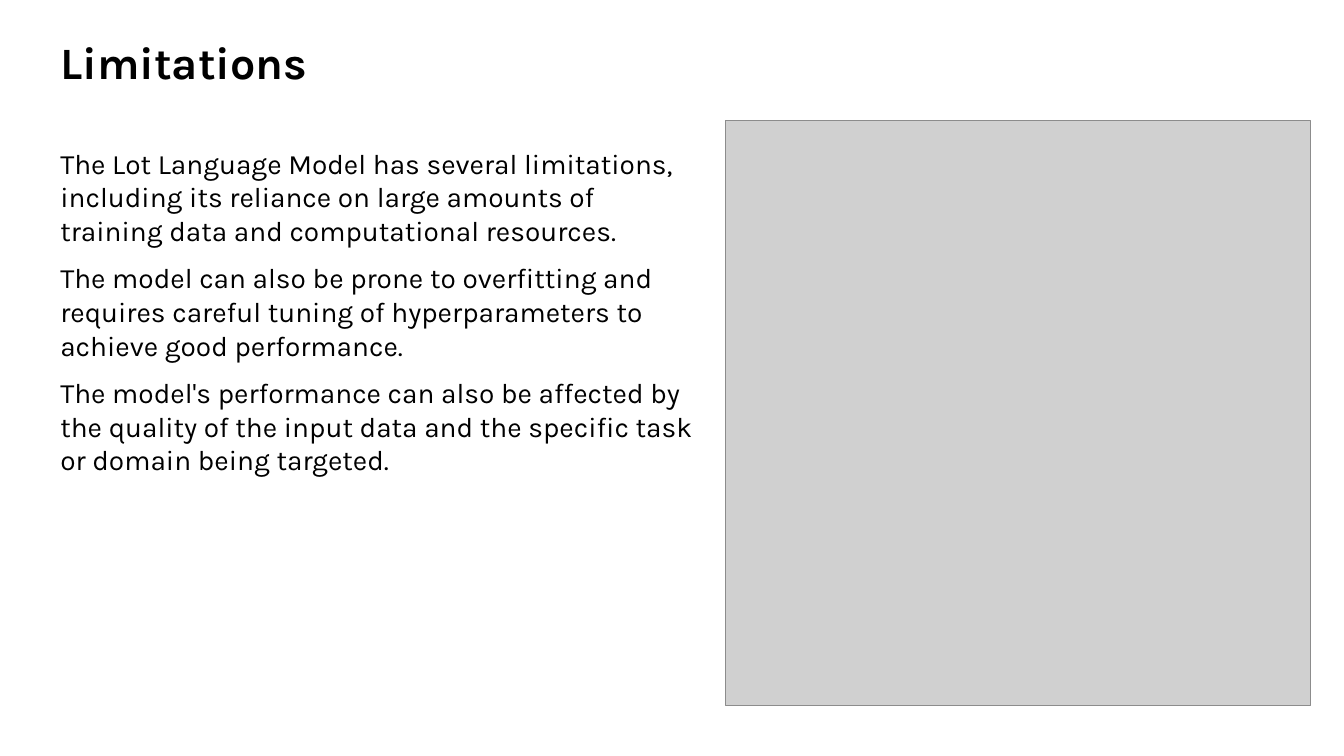
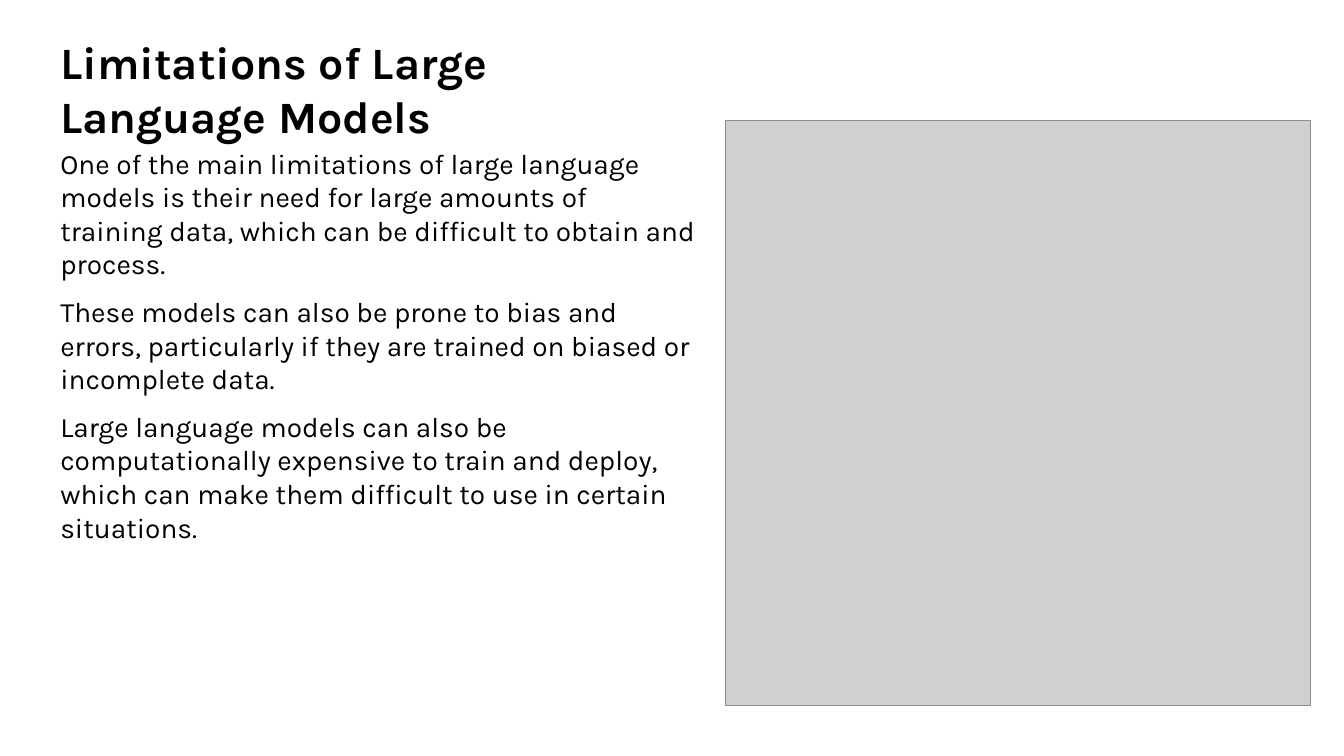
Before and after one commit to Hariprasath-2218/AURA, a slide deck: slide 8 of output.pptx (slide 6 before the commit). Drawn at 1344x756 pixels with LibreOffice and Linux fonts; fonts in the diff are those of the drawing; grey boxes stand for pictures; background and template pictures are left out. Boxes give left, top, right and bottom in pixels: in the first picture for what was removed or moved away, otherwise in the second. Text is boxed around its words. In the diff, an @@ line names an element or a change of style, - is before the commit and + after.

```diff
--- a/output.pptx
+++ b/output.pptx
@@ text at (60, 47, 487, 145): text changed @@
-Limitations
+Limitations of Large Language Models
@@ text at (60, 154, 695, 539): text changed @@
-The Lot Language Model has several limitations, including its reliance on large amounts of training data and computational resources.
-The model can also be prone to overfitting and requires careful tuning of hyperparameters to achieve good performance.
-The model's performance can also be affected by the quality of the input data and the specific task or domain being targeted.
+One of the main limitations of large language models is their need for large amounts of training data, which can be difficult to obtain and process.
+These models can also be prone to bias and errors, particularly if they are trained on biased or incomplete data.
+Large language models can also be computationally expensive to train and deploy, which can make them difficult to use in certain situations.
```
Also in this commit, not shown: 4 other slides changed, 3 slides added, 3 slides removed, 3 other files.
